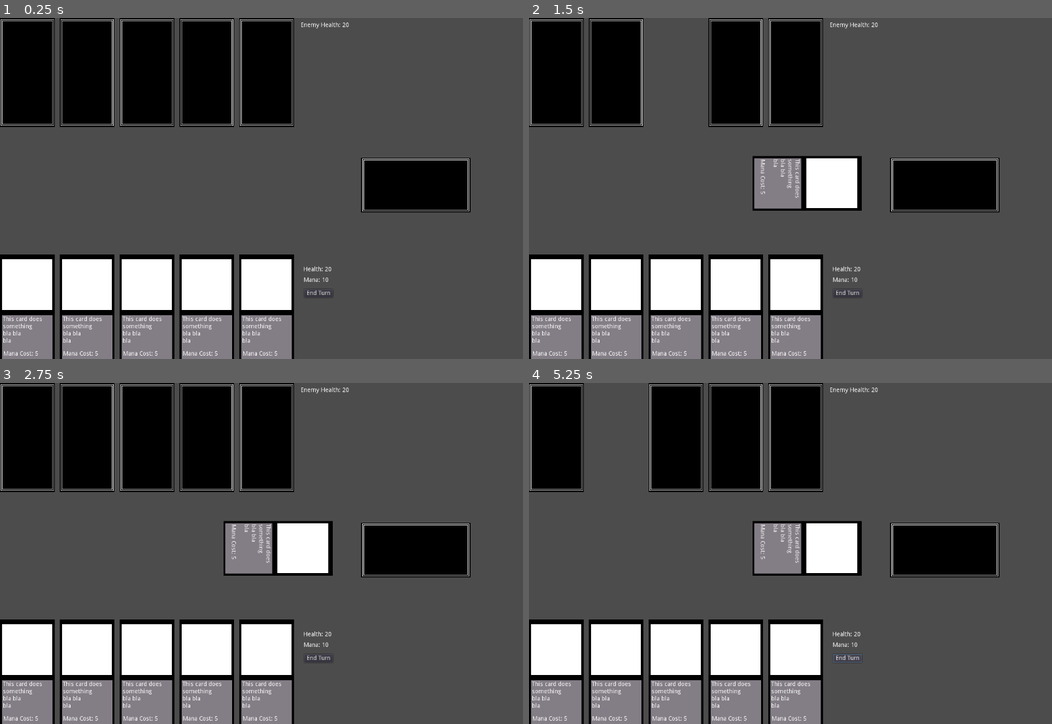
Above: before the commit, frames 1-4 (two rows, left to right).
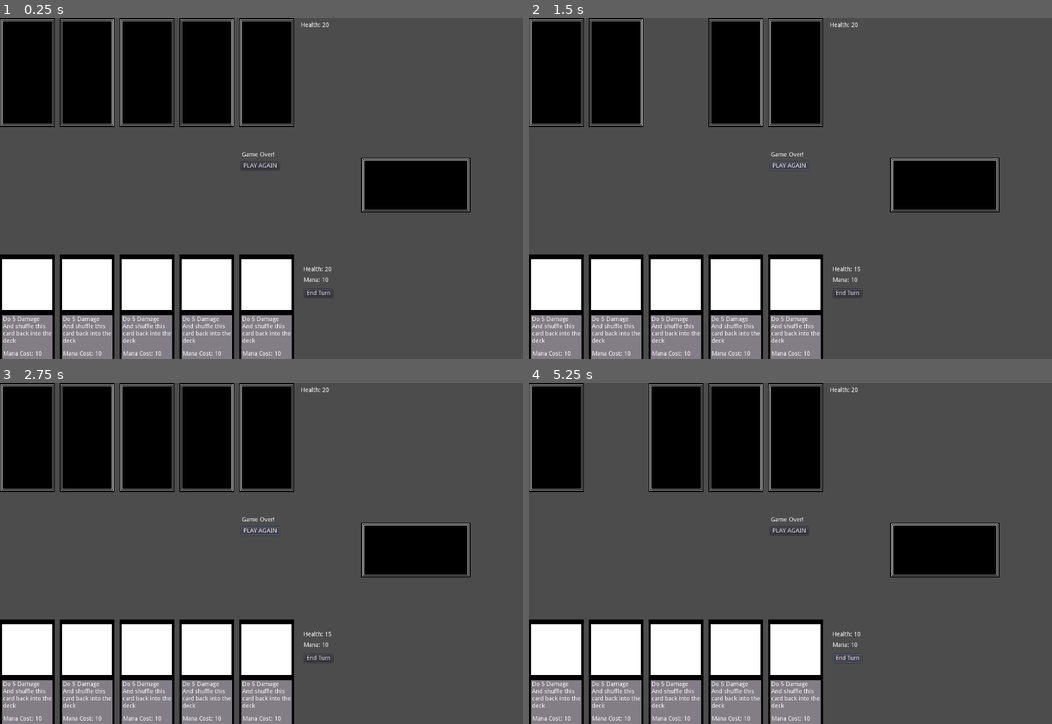
Above: after the commit, the same moments.

Repository: cjsweeten101/gmtk2019
Game: Godot game, scene res://GameRoom.tscn
Same seed, same stepped clock (60 frames per second), same inputs: the game is played once before the commit and once after it.
Inputs (mouse positions are in pixels of both pictures, inside the frame that each line leads up to):
- Up to frame 1 (0.25 s): no input
- Up to frame 2 (1.5 s): click "End Turn" at 0.5 s; click (790, 164) at 1.25 s, where only the run after the commit has a clickable "PLAY AGAIN"
- Up to frame 3 (2.75 s): click (261, 529) at 2 s, where only the run after the commit has a clickable "PLAY AGAIN"
- Up to frame 4 (5.25 s): click (790, 529) at 2.75 s, where only the run after the commit has a clickable "PLAY AGAIN"; click (942, 550) at 3.52 s; click (942, 550) at 4.27 s; click "End Turn" at 5 s

The runs differ from the first frame. In frame 1, 1.1% of the frame differs, in the area x 0-67%, y 1-100%; in frame 2, 4.3%; in frame 3, 4.3%; in frame 4, 4.3%.

Commit message:
fireball card, damage and reshuffle back into the deck

Diff:
--- a/Card.gd
+++ b/Card.gd
@@ -22,7 +22,8 @@
 	$CardBack.visible = false
 
 func activate():
-	pass
+	var d = {"damage": 5, "reshuffle": true}
+	return d
 
 func enable():
 	$TextureButton.disabled = false
--- a/Deck.gd
+++ b/Deck.gd
@@ -1,7 +1,7 @@
 extends Node2D
 
 export var default_size = 20
-var temp_card_resource = preload("res://Card.tscn")
+var temp_card_resource = preload("res://Fireball.tscn")
 var cards_in_deck = []
 
 func _ready():
--- /dev/null
+++ b/Fireball.tscn
@@ -0,0 +1,14 @@
+[gd_scene load_steps=2 format=2]
+
+[ext_resource path="res://Card.tscn" type="PackedScene" id=1]
+
+[node name="FireBall" instance=ExtResource( 1 )]
+mana_cost = 10
+
+[node name="Description" parent="." index="1"]
+margin_right = 123.0
+text = "Do 5 Damage
+And shuffle this
+card back into the
+deck
+"
--- a/GameRoom.gd
+++ b/GameRoom.gd
@@ -2,6 +2,9 @@
 
 #So this will hold the deck, discard, players
 var ai_timeout = false
+var player_turn = true
+var ai_health = 20
+var player_health = 20
 
 var turn_bool
 
@@ -19,6 +22,8 @@
 			source.add_child(target)
 
 func _physics_process(delta):
+	$AIHealth.text = "Health: " + str(ai_health)
+	$PlayerHealth.text = "Health: " + str(player_health)
 	if $Deck.get_children().size() == 0:
 		reshuffle_discard()
 	$PlayerMana.text = "Mana: " + str($PlayerHand.mana)
@@ -29,13 +34,28 @@
 	for n in hand.get_children():
 		if n.played == true:
 			if hand.mana - n.mana_cost >= 0:
-				n.activate()
-				hand.mana -= n.mana_cost
-				hand.remove_child(n)
-				n.position = Vector2(0,0)
-				$Discard.add_child(n)
+				resolve_card(n, hand)
+
 			else:
 				n.played = false
+
+func resolve_card(card ,hand):
+	#The dictionary of behaviors pls don't hurt me:
+	#{"damage": int, "reshuffle": bool}
+	hand.mana -= card.mana_cost
+	hand.remove_child(card)
+	card.position = Vector2(0,0)
+	var d = card.activate()
+	if d.has("damage"):
+		if player_turn:
+			ai_health -= d["damage"]
+		else:
+			player_health -= d["damage"]
+	if d.has("reshuffle"):
+		$Deck.add_card(card)
+		$Deck.shuffle()
+	else:
+		$Discard.add_card(card)
 
 func reshuffle_discard():
 	for n in $Discard.get_children():
@@ -46,7 +66,7 @@
 	$Deck.shuffle()
 
 func _on_EndTurn_pressed():
-	#Reset mana, draw cards, Enemy turn
+	player_turn = false
 	$PlayerHand.mana = 10
 	draw(5 - $PlayerHand.get_children().size(), $PlayerHand)
 	$PlayerHand.display(false)
@@ -67,9 +87,14 @@
 	$AIHand.get_card(choice).show()
 
 func _on_AITimer_timeout():
+	player_turn = true
 	$AITimer.stop()
 	ai_timeout = true
 	draw(5 - $AIHand.get_children().size(), $AIHand)
 	$AIHand.display(false)
 	$PlayerHand.activate()
 	$AIHand.mana = 10
+
+
+func _on_PlayButton_pressed():
+	pass # Replace with function body.
--- a/GameRoom.tscn
+++ b/GameRoom.tscn
@@ -42,7 +42,8 @@
 margin_top = 583.055
 margin_right = 775.66
 margin_bottom = 614.055
-text = "Health: 20
+text = "Health:
+
 "
 
 [node name="AIHealth" type="Label" parent="."]
@@ -50,9 +51,25 @@
 margin_top = 10.3388
 margin_right = 817.334
 margin_bottom = 41.3388
-text = "Enemy Health: 20
+text = "Enemy Health:
+
 "
 
 [node name="AITimer" type="Timer" parent="."]
+
+[node name="GameOver" type="Label" parent="."]
+margin_left = 566.052
+margin_top = 314.042
+margin_right = 643.052
+margin_bottom = 328.042
+text = "Game Over!"
+
+[node name="PlayButton" type="Button" parent="GameOver"]
+margin_left = -1.99026
+margin_top = 23.2197
+margin_right = 88.0097
+margin_bottom = 43.2197
+text = "PLAY AGAIN"
 [connection signal="pressed" from="EndTurn" to="." method="_on_EndTurn_pressed"]
 [connection signal="timeout" from="AITimer" to="." method="_on_AITimer_timeout"]
+[connection signal="pressed" from="GameOver/PlayButton" to="." method="_on_PlayButton_pressed"]
Not shown, added: export_presets.cfg
